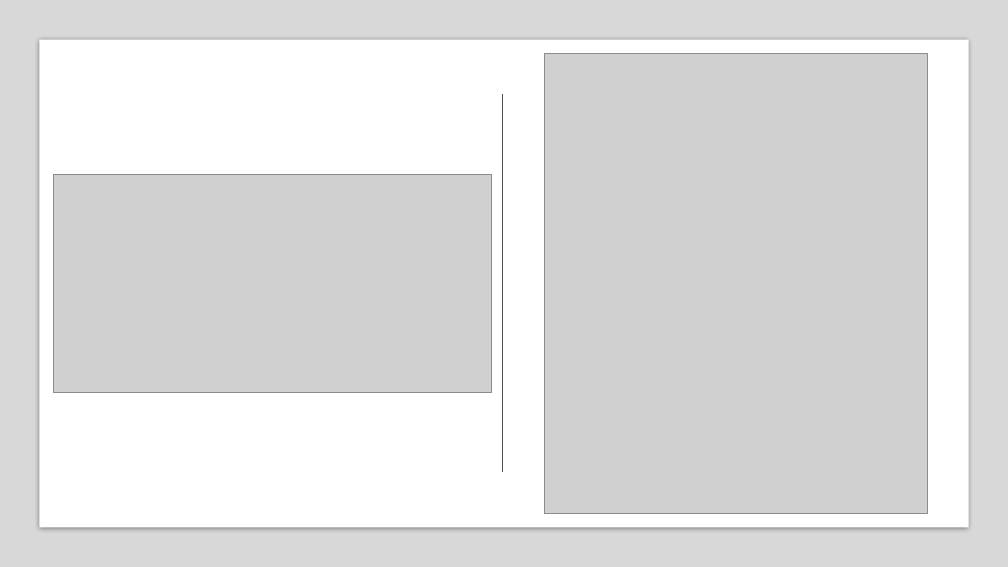
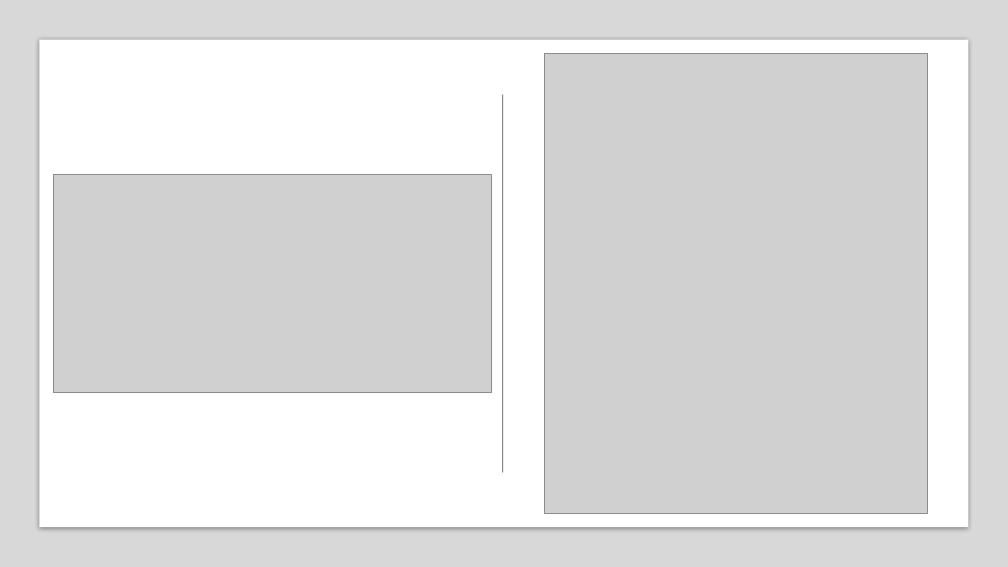
Before and after one commit to LielUziahu/Stylophora-pistillata-FPs, a slide deck: slide 1 of Output/Planulae_plots.pptx. Drawn at 1008x567 pixels with LibreOffice and Linux fonts; fonts in the diff are those of the drawing; grey boxes stand for pictures. Boxes give left, top, right and bottom in pixels: in the first picture for what was removed or moved away, otherwise in the second. Text is boxed around its words. In the diff, an @@ line names an element or a change of style, - is before the commit and + after.

Commit message:
updated pptx

```diff
--- a/Output/Planulae_plots.pptx
+++ b/Output/Planulae_plots.pptx
@@ line (503, 95) - (503, 473): stroke #4E4E4E 1 pt to #4E4E4E 0.75 pt @@
```
Also in this commit, not shown: 3 slides added, 3 slides removed.
